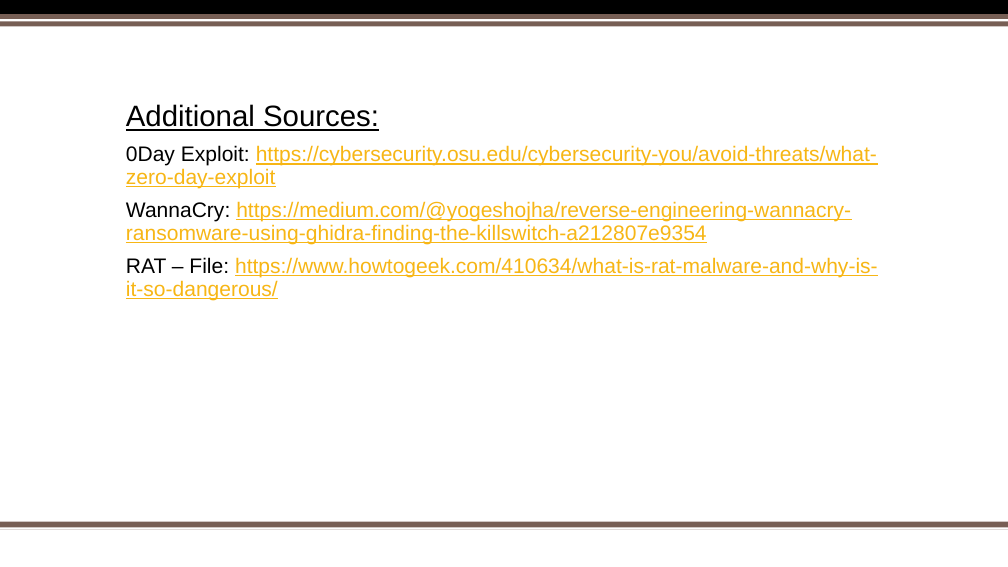
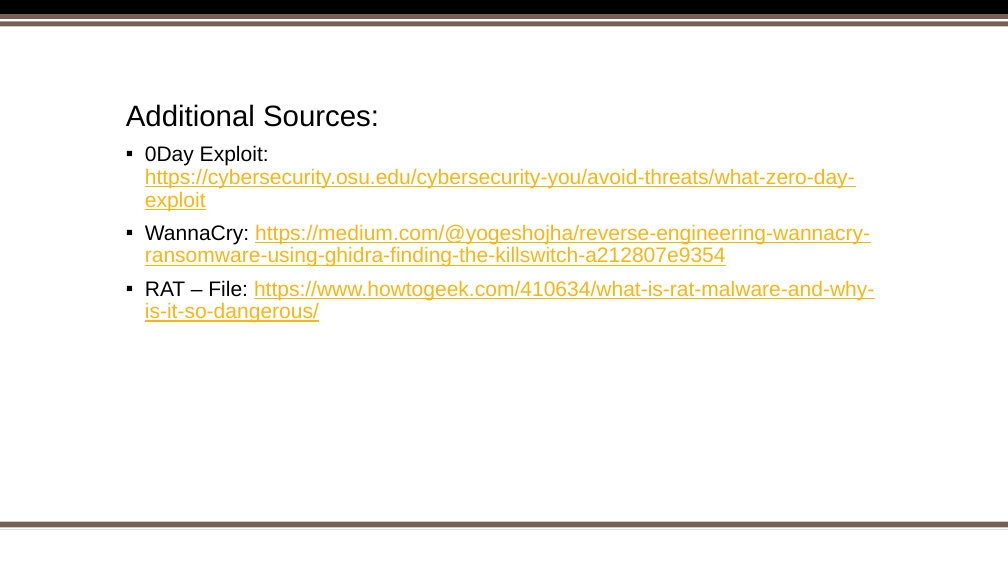
Before and after one commit to sebivenlo/ESDE_2021_Ghidra, a slide deck: slide 15 of Reverse Engineering.pptx. Drawn at 1008x567 pixels with LibreOffice and Linux fonts; fonts in the diff are those of the drawing; background and template pictures are left out. Boxes give left, top, right and bottom in pixels: in the first picture for what was removed or moved away, otherwise in the second. Text is boxed around its words. In the diff, an @@ line names an element or a change of style, - is before the commit and + after.

Commit message:
updated some visuals, added more text such as more clarifiaction on how to set up ghidra

```diff
--- a/Reverse Engineering.pptx
+++ b/Reverse Engineering.pptx
@@ subtitle "Additional Sources:" at <box>126,104,874,323</box>: underline off in "Additional Sources:"; bullet none to ▪ @@
```
Also in this commit, not shown: 7 other slides changed.
